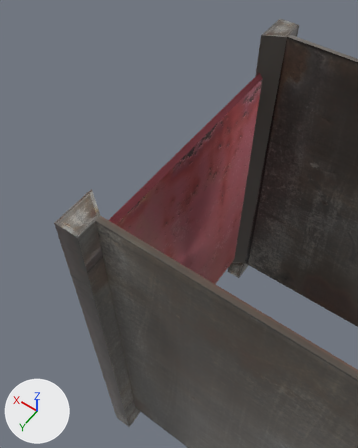
The Blender file Assets/Prefabs/toiletDoor.blend: old version first, new version second.
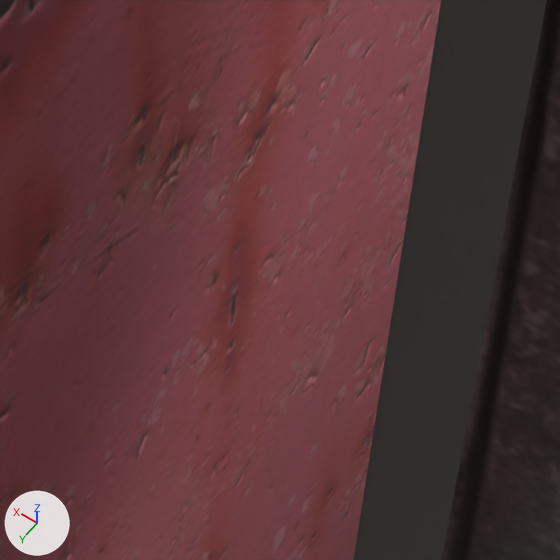
Each version appears first whole from a 50 mm lens placed at (3.57, 4.79, 12.01), pointed at (7.56, -0.8, 3.22), and next in a close-up on the part from 53% to 75% of the width and 34% to 51% of the height. Every picture has the same lights, and +X, +Y and +Z are marked at lower left.
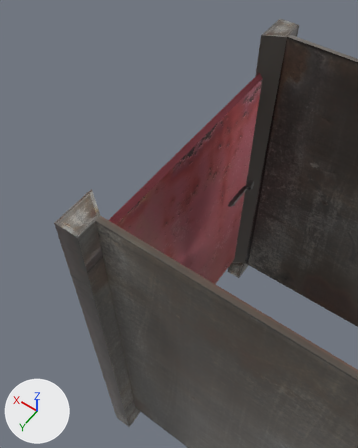
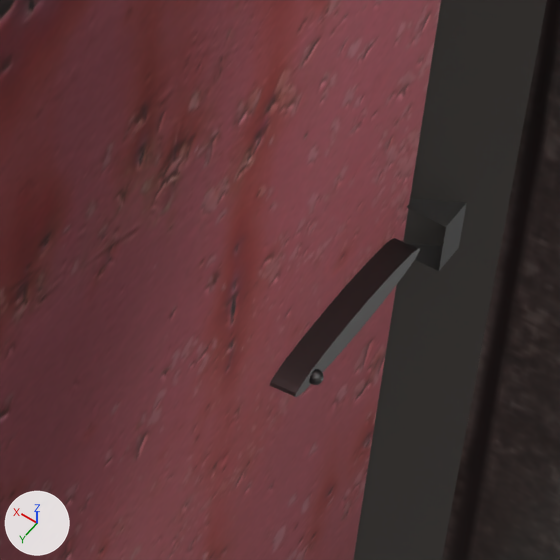
Pixel boxes [x1, y1, x2, y2] of what changed, in the close-ups (560 x 560 px):
'backsidelock', added
    after: [270, 198, 467, 397]

What changed in the scene script:
```text
Add mat_material:
    mat_material = principled_material('Material')
    mat_material.base_color = (0.212, 0.212, 0.212)  # grey #7f7f7f
    mat_material.metallic = 1.0
Add me_cube_001:
    me_cube_001.from_pydata(...)  # 554 vertices, 551 faces; spans x -1.08..0.92, y -1.0..8.85, z -0.98..1.02
    me_cube_001.materials.append(mat_material)  # grey #7f7f7f
Add ob_backsidelock:
    ob_backsidelock = bpy.data.objects.new('backsidelock', me_cube_001)
    ob_backsidelock.location = (6.706, -2.327, 3.772)
    ob_backsidelock.rotation_euler = (0.0, 1.571, 0.0)  # degrees (0, 90, 0)
    ob_backsidelock.scale = (0.1, 0.1, 0.1)
```
